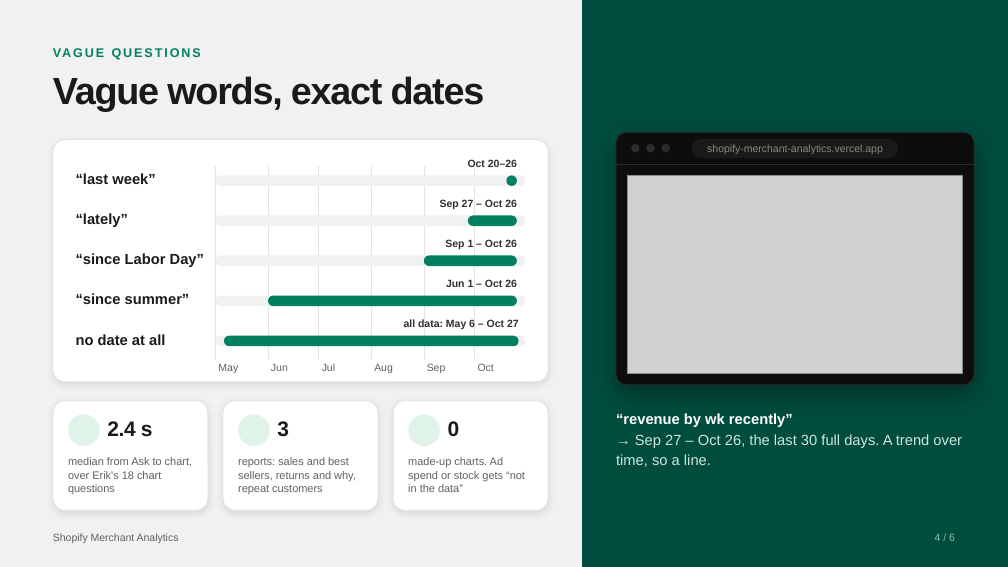
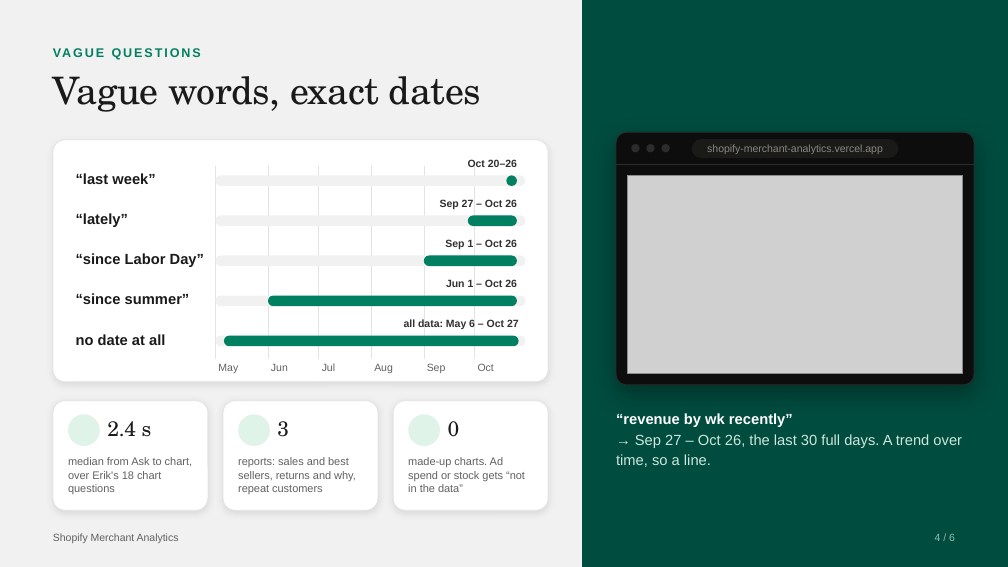
Before and after one commit to fuyofulo/shopify-merchant-analytics, a slide deck: slide 4 of deck/shopify-merchant-analytics.pptx. Drawn at 1008x567 pixels with LibreOffice and Linux fonts; fonts in the diff are those of the drawing; grey boxes stand for pictures; background and template pictures are left out. Boxes give left, top, right and bottom in pixels: in the first picture for what was removed or moved away, otherwise in the second. Text is boxed around its words. In the diff, an @@ line names an element or a change of style, - is before the commit and + after.

```diff
--- a/deck/shopify-merchant-analytics.pptx
+++ b/deck/shopify-merchant-analytics.pptx
@@ title "Vague words, exact dates" at [53, 76, 481, 112]: font Arial to TeX Gyre Schola, letter spacing -1.2 to -0.4 pt, bold off @@
@@ font Arial to TeX Gyre Schola, letter spacing -0.4 to -0.2 pt, bold off in 3 elements at [107, 421, 152, 437], [277, 421, 289, 437], [448, 421, 460, 437] @@
```
Also in this commit, not shown: 5 other slides changed, 2 other files.
